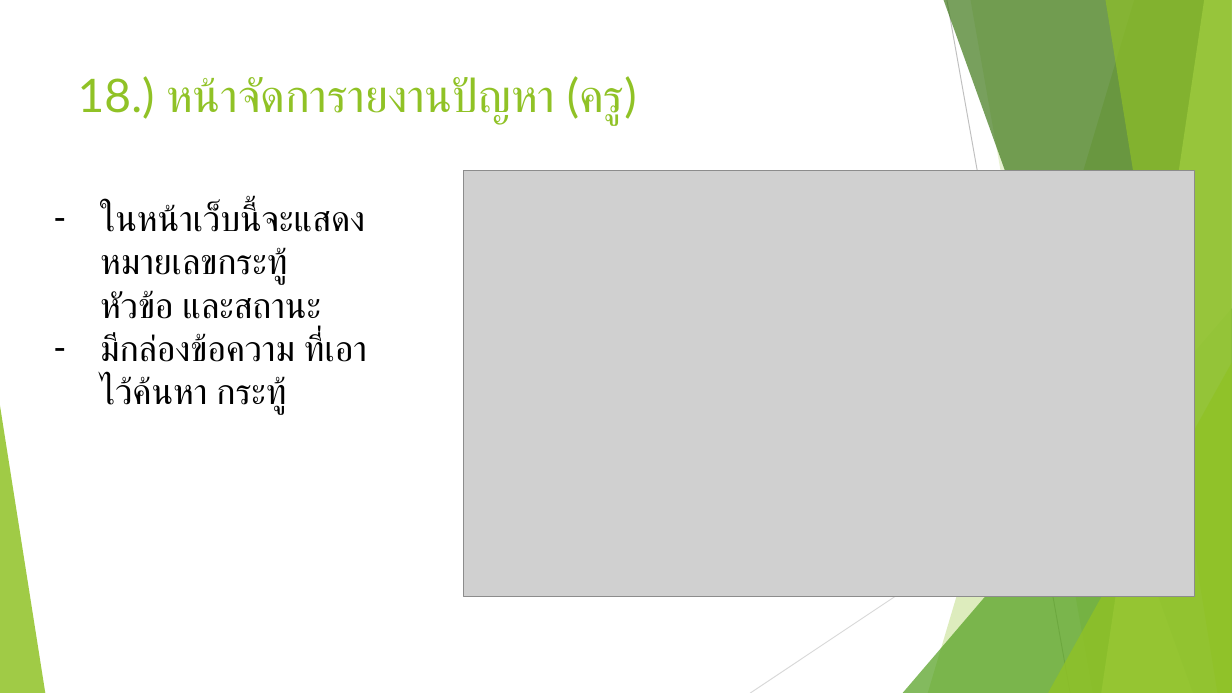
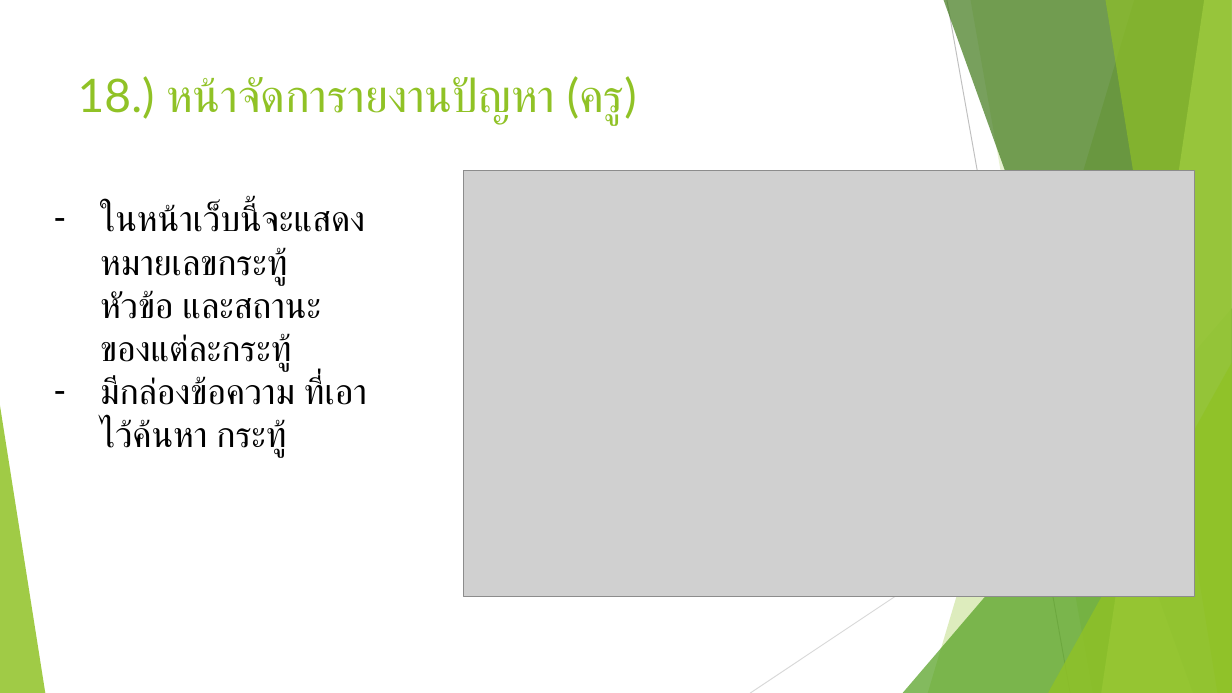
Before and after one commit to docxed/gracenotes, a slide deck: slide 22 of report/Database Present.pptx. Drawn at 1232x693 pixels with LibreOffice and Linux fonts; fonts in the diff are those of the drawing; grey boxes stand for pictures. Boxes give left, top, right and bottom in pixels: in the first picture for what was removed or moved away, otherwise in the second. Text is boxed around its words. In the diff, an @@ line names an element or a change of style, - is before the commit and + after.

```diff
--- a/report/Database Present.pptx
+++ b/report/Database Present.pptx
@@ text at [100, 204, 321, 371]: text changed @@
-– ในหน้าเว็บนี้จะแสดงหมายเลขกระทู้ หัวข้อ และสถานะ
+– ในหน้าเว็บนี้จะแสดงหมายเลขกระทู้ หัวข้อ และสถานะ ของแต่ละกระทู้
```
Also in this commit, not shown: 9 other slides changed.
